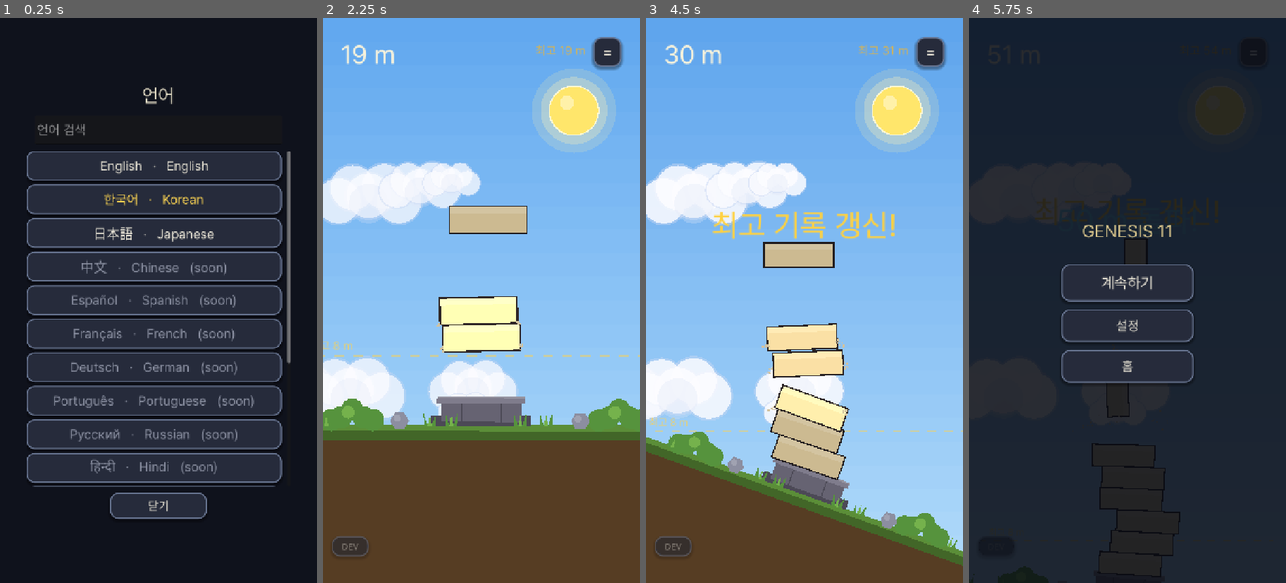
Above: before the commit, frames 1-4 (left to right).
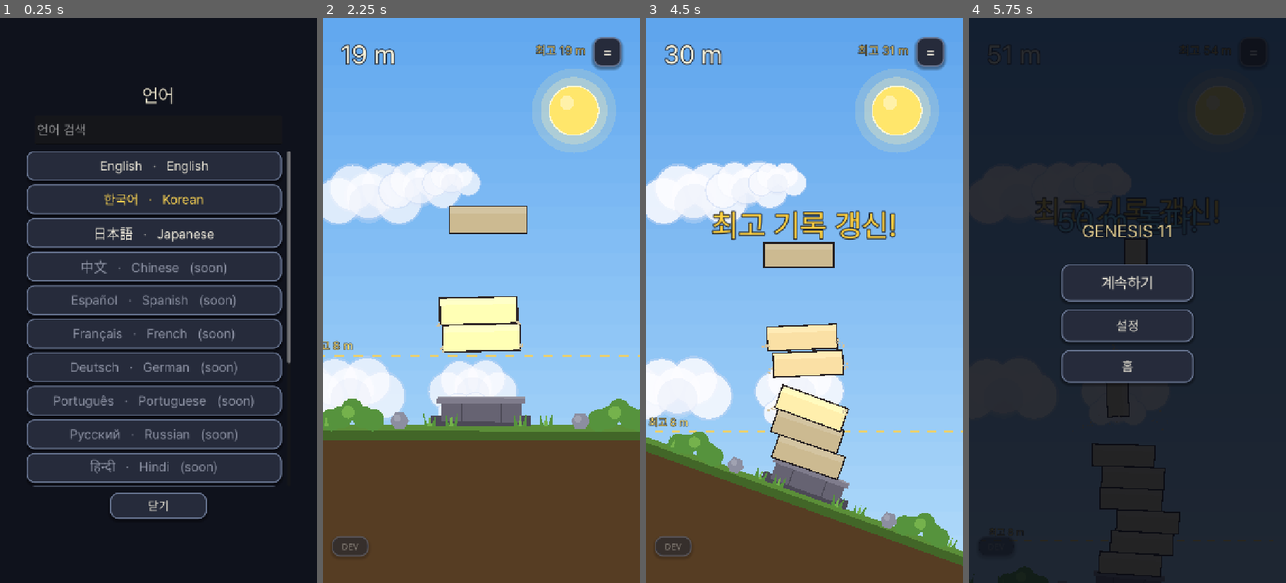
Above: after the commit, the same moments.

Repository: jungrok5/babel-tower
Game: Godot game, scene res://test/Screenshot.tscn
Same seed, same stepped clock (60 frames per second), same inputs: the game is played once before the commit and once after it. This scene is started directly instead of the project's main scene.
Inputs (mouse positions are in pixels of both pictures, inside the frame that each line leads up to):
- Up to frame 1 (0.25 s): no input
- Up to frame 2 (2.25 s): tap Enter at 0.5 s; move the mouse to (551, 272) at 0.52 s; tap R at 0.6 s; click (551, 272) at 0.67 s; tap Space at 0.77, 1.07, 1.25 s; drag from (418, 328) to (465, 413) at 1.27 s; click "시작하기" at 2 s
- Up to frame 3 (4.5 s): click "=" at 2.75 s; click "DEV" at 3.5 s; click "계속하기" at 4.25 s
- Up to frame 4 (5.75 s): click "=" at 5 s

The runs differ from the first frame. In frame 2, 0.7% of the frame differs, in the area x 0-100%, y 4-60%; in frame 3, 2.0%, in the area x 0-100%, y 4-74%; in frame 4, 0.1%.

Commit message:
readability + dev inspect: outline all in-game text; scroll DEV cam to space
- Text legibility: bright cartoon sky made light HUD text hard to read.
  All labels now get a dark outline (_make_label), and the in-game
  best-height line + tutorial title/captions use draw_string_outline.
  Height/best colors bumped to full opacity.
- DEV inspect camera redesigned: previously it only auto-framed the
  (often tiny/empty) tower and the sky never changed, so you couldn't
  preview high altitude. Now it's a free vertical scroll — start at the
  ground and drag up through clouds/stratosphere all the way to space;
  the sky is driven by the camera's altitude (_inspect_view_meters), not
  the tower height. Shows a hint + live preview-altitude readout, hides
  the normal height/best HUD while inspecting.
- screenshot test captures the scroll-to-space view (04b) to verify.

Co-Authored-By: Claude Opus 4.8 <noreply@anthropic.com>
Claude-Session: https://claude.ai/code/session_01Jx8xk1vyhwdsC6SaQay3dQ

Diff:
--- a/scripts/locale.gd
+++ b/scripts/locale.gd
@@ -73,6 +73,7 @@
 		"blk_cone": "Cone", "blk_bottle": "Bottle", "blk_ball": "Ball",
 		"best_short": "Best", "dont_show": "Don't show again", "resume": "Resume",
 		"home": "Home", "how_to_replay": "How to play", "version": "Version",
+		"inspect_hint": "Drag to preview the sky · up to space",
 	},
 	"ko": {
 		"select_title": "무엇을 쌓을까요?",
@@ -119,6 +120,7 @@
 		"blk_cone": "고깔", "blk_bottle": "병", "blk_ball": "공",
 		"best_short": "최고", "dont_show": "다음부터 안 보기", "resume": "계속하기",
 		"home": "홈", "how_to_replay": "조작법 보기", "version": "버전",
+		"inspect_hint": "드래그로 하늘 미리보기 · 우주까지",
 	},
 	"ja": {
 		"select_title": "何を積みますか？",
@@ -165,6 +167,7 @@
 		"blk_cone": "コーン", "blk_bottle": "びん", "blk_ball": "ボール",
 		"best_short": "最高", "dont_show": "次回から表示しない", "resume": "続ける",
 		"home": "ホーム", "how_to_replay": "操作方法", "version": "バージョン",
+		"inspect_hint": "ドラッグで空をプレビュー · 宇宙まで",
 	},
 }
 
--- a/scripts/main.gd
+++ b/scripts/main.gd
@@ -23,6 +23,11 @@
 const WIND_LOW := 120                                # 이 높이부터 바람 발생
 const WIND_HIGH := 600                               # 이 높이 위(성층권)는 무풍
 const WIND_ANGLE := 0.13                             # 최대 바람이 바닥을 미는 각도(rad)
+# (개발용) 관찰 카메라: 지면에서 우주까지 자유 스크롤로 하늘을 미리 본다.
+const INSPECT_ZOOM := 0.72                           # 관찰 시 줌(세로로 넓게 보임)
+const INSPECT_BASE_Y := GROUND_TOP_Y - 300.0         # pan=0일 때 카메라 중심(지면이 하단에 보임)
+const INSPECT_MIN_PAN_Y := -10400.0                  # 위로 스크롤 한계(≈ 우주 900m)
+const INSPECT_DRAG := 2.6                            # 관찰 드래그 가속(우주까지 빠르게)
 
 var state: int = State.SELECT
 var score: int = 0
@@ -66,6 +71,7 @@
 var ingame_ui: Control               # 인게임 상단/개발 버튼 묶음
 var pause_btn: Button
 var inspect_btn: Button
+var inspect_hint: Label              # 관찰 모드 안내(+미리보기 고도)
 var pause_panel: Control             # 일시정지 메뉴
 var select_panel: Control
 var tutorial: Control                # 손 모양 조작 튜토리얼 오버레이
@@ -397,6 +403,12 @@
 ## 이번 판 최고 도달 높이(미터)
 func _peak_meters() -> int:
 	return int(round(peak_px * METERS_PER_PX))
+
+
+## (개발용) 관찰 카메라가 지금 보고 있는 고도(미터) — 스크롤한 만큼 하늘이 바뀐다
+func _inspect_view_meters() -> float:
+	var cam_y := INSPECT_BASE_Y + inspect_pan.y
+	return maxf(0.0, (FOUNDATION_TOP - cam_y) * METERS_PER_PX)
 
 
 ## 블록이 바닥/탑에 닿는 순간 — 타격감 + 진행 체크(높이 갱신 반영).
@@ -559,10 +571,13 @@
 					_toggle_inspect()
 		return
 
-	# 관찰 모드: 드래그로 카메라를 자유롭게 이동(탑 상단 확인). 낙하/조준 없음.
+	# 관찰 모드: 드래그로 화면을 위아래로 스크롤해 지면~우주까지 하늘을 미리 본다. 낙하/조준 없음.
+	# 직접 조작(월드를 손끝으로 끌기): 아래로 끌면 위(우주)가, 위로 끌면 아래(지면)가 보인다.
 	if inspect:
 		if event is InputEventMouseMotion and (event.button_mask & MOUSE_BUTTON_MASK_LEFT):
-			inspect_pan += event.relative / cam.zoom.x
+			inspect_pan -= event.relative / cam.zoom.x * INSPECT_DRAG
+			inspect_pan.x = clampf(inspect_pan.x, -700.0, 700.0)
+			inspect_pan.y = clampf(inspect_pan.y, INSPECT_MIN_PAN_Y, 500.0)
 		return
 
 	# 첫 손가락(또는 마우스): 조준/낙하. (터치는 첫 손가락이 마우스로 에뮬레이션됨)
@@ -758,7 +773,8 @@
 	if state != State.READY:
 		wind_cur = lerpf(wind_cur, 0.0, 0.05)   # 플레이 중이 아니면 바람 잦아듦
 	if sky != null:
-		sky.meters = float(_meters())
+		# 관찰 모드에선 카메라 고도로 하늘을 미리보기(우주까지), 그 외엔 실제 탑 높이
+		sky.meters = _inspect_view_meters() if inspect else float(_meters())
 		sky.t = world_time
 		sky.wind = wind_cur
 	if wind_fx != null:
@@ -795,10 +811,12 @@
 	if best_m > 0:
 		var ry := FOUNDATION_TOP - float(best_m) / METERS_PER_PX
 		draw_dashed_line(Vector2(BASE_X - 420, ry), Vector2(BASE_X + 420, ry),
-			Color(1.0, 0.82, 0.3, 0.5), 3.0, 22.0)
+			Color(1.0, 0.82, 0.3, 0.8), 4.0, 22.0)
 		if ui_font:
-			draw_string(ui_font, Vector2(BASE_X - 400, ry - 14), "%s %d m" % [Locale.t("best_short"), best_m],
-				HORIZONTAL_ALIGNMENT_LEFT, -1, 28, Color(1.0, 0.82, 0.3, 0.7))
+			var bt := "%s %d m" % [Locale.t("best_short"), best_m]
+			var bp := Vector2(BASE_X - 400, ry - 14)
+			draw_string_outline(ui_font, bp, bt, HORIZONTAL_ALIGNMENT_LEFT, -1, 28, 6, Color(0.04, 0.05, 0.09, 0.85))
+			draw_string(ui_font, bp, bt, HORIZONTAL_ALIGNMENT_LEFT, -1, 28, Color(1.0, 0.86, 0.4))
 
 	# 2) 조준 중일 때만: 회전을 반영한 실제 블록 모양 고스트 + 바닥까지 내려가는 낙하 컬럼
 	if aiming:
@@ -831,12 +849,9 @@
 	var target: Vector2
 	var z: float
 	if inspect and state == State.READY:
-		# (개발용) 관찰: 지면~꼭대기 전체를 담고, 드래그 이동(inspect_pan) 반영
-		var tower_top_y := minf(_lowest_top(), GROUND_TOP_Y - 300.0)
-		var mid_y := (GROUND_TOP_Y + tower_top_y) * 0.5
-		var needed := (GROUND_TOP_Y - tower_top_y) + 400.0
-		z = clampf(1280.0 / needed, 0.08, 1.0)
-		target = Vector2(BASE_X, mid_y) + inspect_pan
+		# (개발용) 관찰: 지면(하단)에서 시작해 드래그로 자유롭게 위로 스크롤 → 우주까지 하늘 미리보기
+		z = INSPECT_ZOOM
+		target = Vector2(BASE_X, INSPECT_BASE_Y) + inspect_pan
 	elif state == State.OVER:
 		# 붕괴 시: 지면~꼭대기 전체가 보이도록 줌아웃 (무너지는 걸 다 볼 수 있게)
 		var tower_top_y := minf(_lowest_top(), GROUND_TOP_Y - 200.0)
@@ -863,12 +878,17 @@
 
 
 func _update_ui(delta: float) -> void:
-	# 인게임 HUD는 플레이(READY) 중에만 보인다
+	# 인게임 HUD는 플레이(READY) 중에만 보인다. 관찰 모드에선 높이/최고 대신 미리보기 안내를 띄운다.
 	var playing := state == State.READY
-	height_label.visible = playing
-	best_label.visible = playing
 	ingame_ui.visible = playing
-	if playing:
+	height_label.visible = playing and not inspect
+	best_label.visible = playing and not inspect
+	if inspect_hint != null:
+		inspect_hint.visible = playing and inspect
+	if playing and inspect:
+		if inspect_hint != null:
+			inspect_hint.text = "%s   ·   ▲ %d m" % [Locale.t("inspect_hint"), int(_inspect_view_meters())]
+	elif playing:
 		height_label.text = "%d m" % _meters()
 		best_label.text = "%s %d m" % [Locale.t("best_short"),
 			maxi(Graveyard.best_for(current_type.get("id", "brick")), _peak_meters())]
@@ -935,6 +955,13 @@
 	inspect_btn.position = Vector2(20, 1174)
 	inspect_btn.modulate = Color(1, 1, 1, 0.5)
 	ingame_ui.add_child(inspect_btn)
+	# 관찰 모드 안내(+미리보기 고도) — 상단 중앙, 관찰 중에만
+	inspect_hint = _make_label("", 26, Color(0.97, 0.97, 1.0))
+	inspect_hint.position = Vector2(0, 120)
+	inspect_hint.size = Vector2(720, 40)
+	inspect_hint.horizontal_alignment = HORIZONTAL_ALIGNMENT_CENTER
+	inspect_hint.visible = false
+	ingame_ui.add_child(inspect_hint)
 
 	_build_select_panel()
 	_build_leaderboard_panel()
@@ -1537,6 +1564,9 @@
 		l.add_theme_font_override("font", ui_font)
 	l.add_theme_font_size_override("font_size", size)
 	l.add_theme_color_override("font_color", color)
+	# 어두운 외곽선 — 밝은 하늘 위에서도 글자가 또렷하게 보이도록(가독성)
+	l.add_theme_constant_override("outline_size", maxi(5, int(size * 0.16)))
+	l.add_theme_color_override("font_outline_color", Color(0.04, 0.05, 0.09, 0.9))
 	return l
 
 
--- a/scripts/tutorial.gd
+++ b/scripts/tutorial.gd
@@ -59,8 +59,7 @@
 func _draw() -> void:
 	draw_rect(Rect2(0, 0, VW, VH), Color(0.03, 0.04, 0.07, 0.86))
 	if font:
-		draw_string(font, Vector2(0, 150), Locale.t("tut_title"), HORIZONTAL_ALIGNMENT_CENTER, VW, 56,
-			Color(0.96, 0.93, 0.83))
+		_text(Vector2(0, 150), Locale.t("tut_title"), VW, 56, Color(0.96, 0.93, 0.83), 7)
 
 	var ped := Vector2(360, 760)
 	_draw_pedestal(ped)
@@ -118,13 +117,17 @@
 		_draw_level_hint(Vector2(360.0, 430.0), wob)
 
 	if font:
-		draw_string(font, Vector2(24, 990), cap, HORIZONTAL_ALIGNMENT_CENTER, VW - 48, 32,
-			Color(0.86, 0.89, 0.96))
-		draw_string(font, Vector2(24, 1034), Locale.t("tut_hint"), HORIZONTAL_ALIGNMENT_CENTER,
-			VW - 48, 24, Color(0.55, 0.58, 0.66))
+		_text(Vector2(24, 990), cap, VW - 48, 32, Color(0.90, 0.93, 0.99), 5)
+		_text(Vector2(24, 1034), Locale.t("tut_hint"), VW - 48, 24, Color(0.62, 0.66, 0.74), 4)
 
 
 # ---------- 그리기 헬퍼 ----------
+
+## 외곽선 있는 가운데 정렬 텍스트(가독성)
+func _text(pos: Vector2, s: String, w: float, size: int, col: Color, outline: int) -> void:
+	draw_string_outline(font, pos, s, HORIZONTAL_ALIGNMENT_CENTER, w, size, outline,
+		Color(0.03, 0.04, 0.07, 0.9))
+	draw_string(font, pos, s, HORIZONTAL_ALIGNMENT_CENTER, w, size, col)
 
 func _draw_pedestal(c: Vector2) -> void:
 	var foot := Color(0.30, 0.29, 0.34)
--- a/test/screenshot.gd
+++ b/test/screenshot.gd
@@ -84,13 +84,16 @@
 	Motion._sway = 0.0
 	await _settle(80)                  # 다시 수평 → 안정화
 
-	# 더 쌓아 탑을 높인 뒤 (개발용) 관찰 카메라로 탑 전체 보기
+	# 더 쌓은 뒤 (개발용) 관찰 카메라: 지면에서 시작해 위로 스크롤 → 우주까지 하늘 미리보기
 	if int(main.state) == 1:
 		await _build(8)
 	await _settle(40)
-	main._toggle_inspect()             # inspect ON → 지면~꼭대기 전체가 화면에 들어옴
-	await _settle(60)
-	await _shot("04_inspect")          # 탑 상단까지 한눈에(개발용 관찰 카메라)
+	main._toggle_inspect()             # inspect ON (지면에서 시작 + 안내 문구)
+	await _settle(55)
+	await _shot("04_inspect")          # 관찰 시작: 지면+탑 + 안내(미리보기 고도)
+	main.inspect_pan.y = -9900.0       # 위로 스크롤 → 우주 고도
+	await _settle(70)
+	await _shot("04b_inspect_space")   # 우주까지 스크롤(어두운 하늘 + 별)
 	main._toggle_inspect()             # inspect OFF
 	await _settle(30)
 
